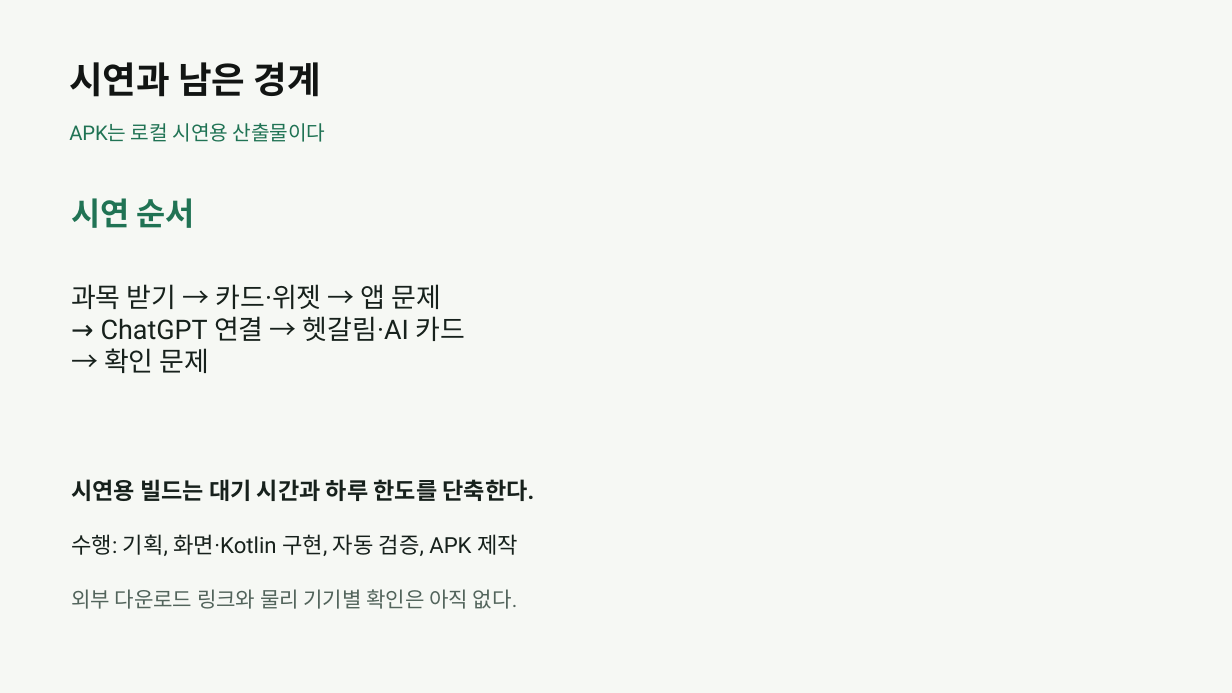
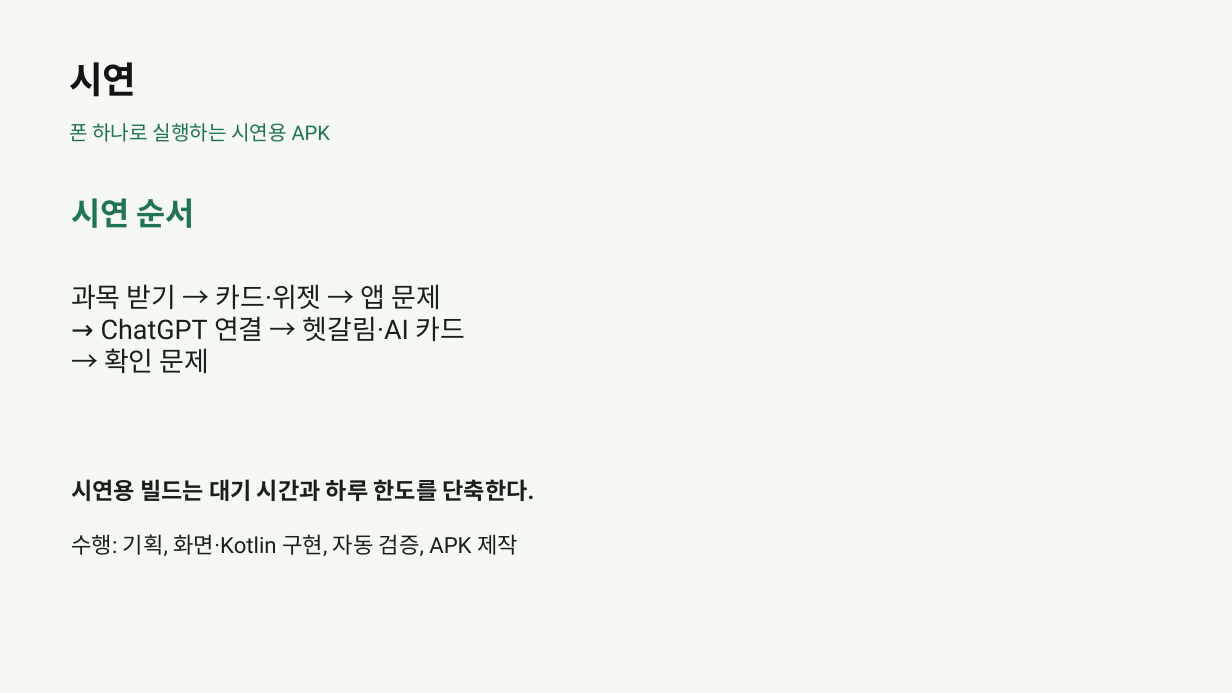
Before and after one commit to larklaon/N_Final_Project, a slide deck: slide 8 of presentation/teum-knowledge-course-project.pptx. Drawn at 1232x693 pixels with LibreOffice and Linux fonts; fonts in the diff are those of the drawing. Boxes give left, top, right and bottom in pixels: in the first picture for what was removed or moved away, otherwise in the second. Text is boxed around its words. In the diff, an @@ line names an element or a change of style, - is before the commit and + after.

```diff
--- a/presentation/teum-knowledge-course-project.pptx
+++ b/presentation/teum-knowledge-course-project.pptx
@@ text at (69,62,136,97): text changed @@
-시연과 남은 경계
+시연
@@ text at (69,123,331,142): text changed @@
-APK는 로컬 시연용 산출물이다
+폰 하나로 실행하는 시연용 APK
@@ text removed at (71,589,518,609) @@
-외부 다운로드 링크와 물리 기기별 확인은 아직 없다.
```
Also in this commit, not shown: 1 other slide changed, 5 other files.
